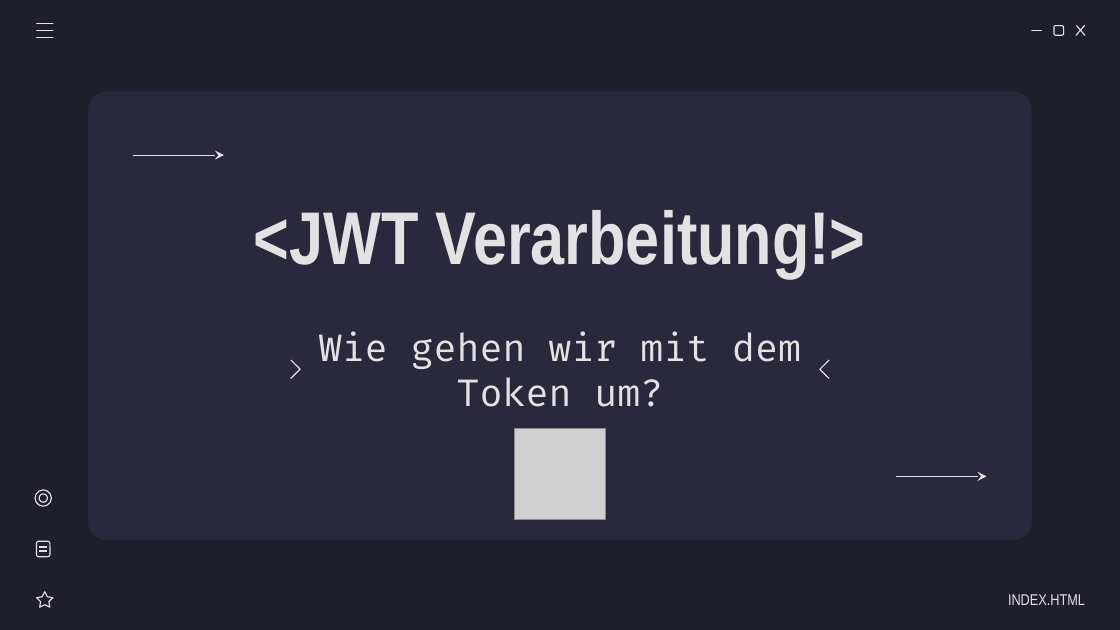
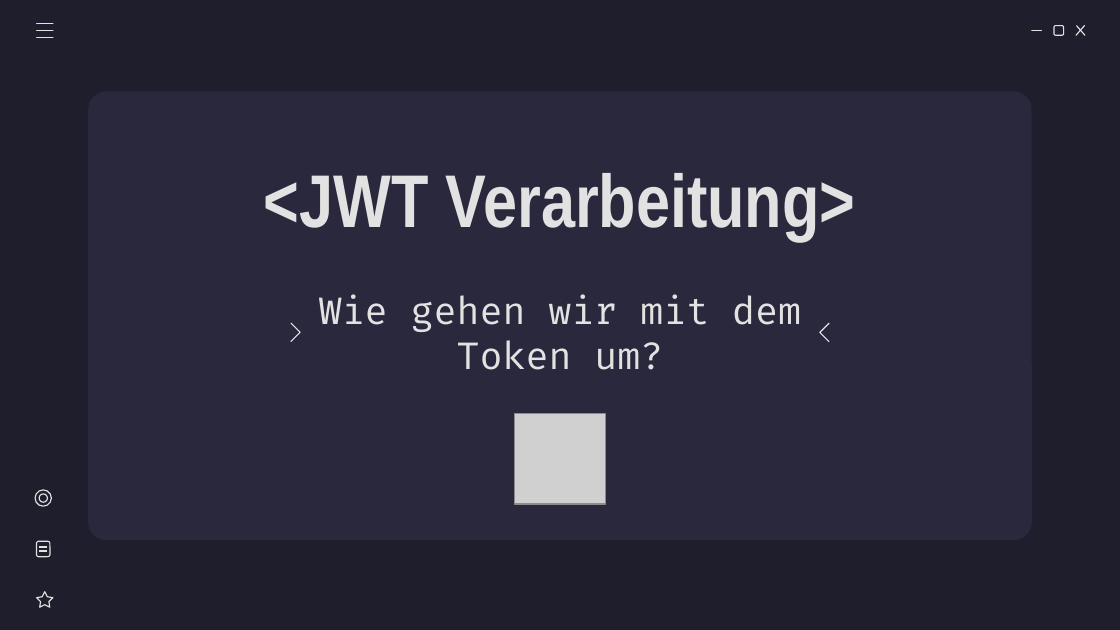
Before and after one commit to miwied/web-based-database-manager, a slide deck: slide 14 of documentation/required documents/Presentation/Webasierter Datenkbankmanager - Präsentation.pptx. Drawn at 1120x630 pixels with LibreOffice and Linux fonts; fonts in the diff are those of the drawing; grey boxes stand for pictures. Boxes give left, top, right and bottom in pixels: in the first picture for what was removed or moved away, otherwise in the second. Text is boxed around its words. In the diff, an @@ line names an element or a change of style, - is before the commit and + after.

```diff
--- a/documentation/required documents/Presentation/Webasierter Datenkbankmanager - Präsentation.pptx
+++ b/documentation/required documents/Presentation/Webasierter Datenkbankmanager - Präsentation.pptx
@@ arrow removed from (133, 156) to (224, 156) @@
@@ title at (264,173,855,241): text changed @@
-<JWT Verarbeitung!>
+<JWT Verarbeitung>
@@ 2 freeform shapes, 1 subtitle: place and size @@
-2 freeform shapes, 1 subtitle at (291,331,829,407)
+2 freeform shapes, 1 subtitle at (291,294,829,370)
@@ picture: place and size @@
-picture at (515,429,606,520)
+picture at (515,413,606,504)
@@ arrow removed from (896, 476) to (987, 476) @@
@@ subtitle removed at (1008,594,1085,605) @@
-INDEX.HTML
```
Also in this commit, not shown: 8 other slides changed.
